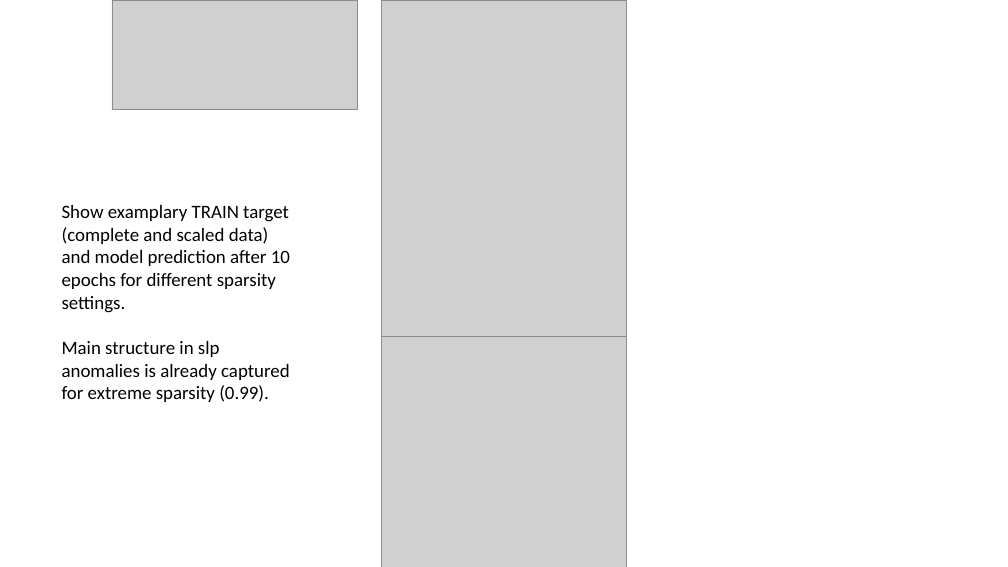
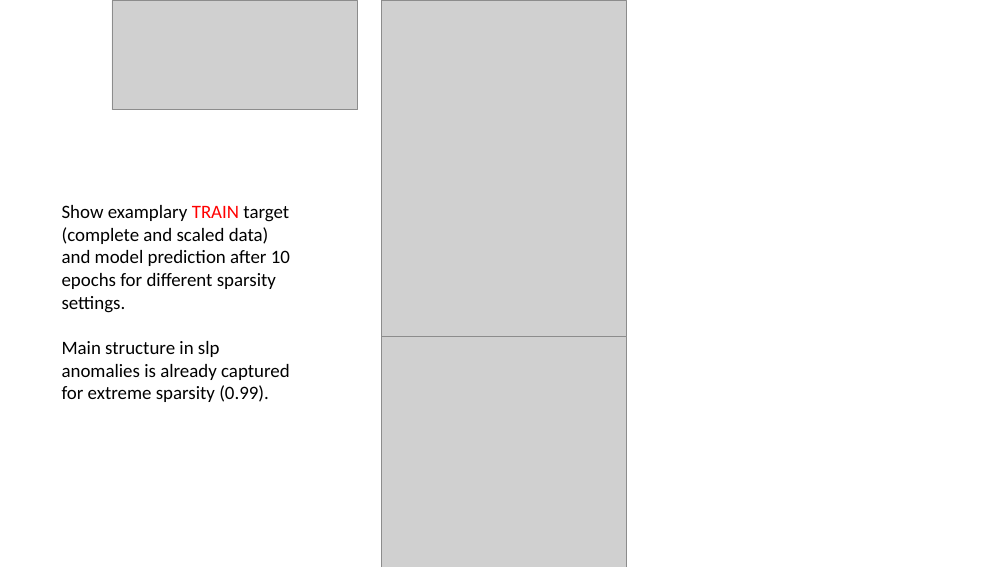
Before and after one commit to MarcoLandtHayen/reconstruct-sparse-inputs, a slide deck: slide 7 of presentations/unet_4conv_slp_realworld.pptx (slide 5 before the commit). Drawn at 1008x567 pixels with LibreOffice and Linux fonts; fonts in the diff are those of the drawing; grey boxes stand for pictures. Boxes give left, top, right and bottom in pixels: in the first picture for what was removed or moved away, otherwise in the second. Text is boxed around its words. In the diff, an @@ line names an element or a change of style, - is before the commit and + after.

Commit message:
Update presentation with summary on first experiments with U-Net on slp real world data

```diff
--- a/presentations/unet_4conv_slp_realworld.pptx
+++ b/presentations/unet_4conv_slp_realworld.pptx
@@ text at [62, 205, 290, 313]: text colour #000000 to #FF0000 in "TRAIN" @@
```
Also in this commit, not shown: 4 other slides changed, 5 slides added, 1 slide removed.
